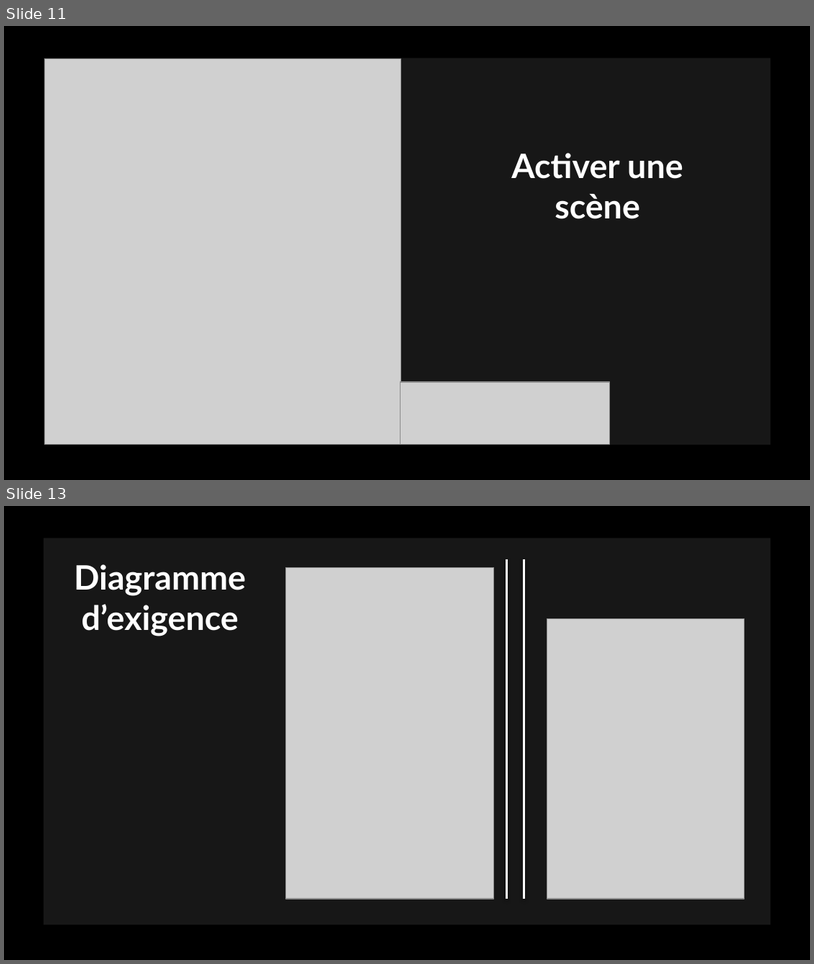
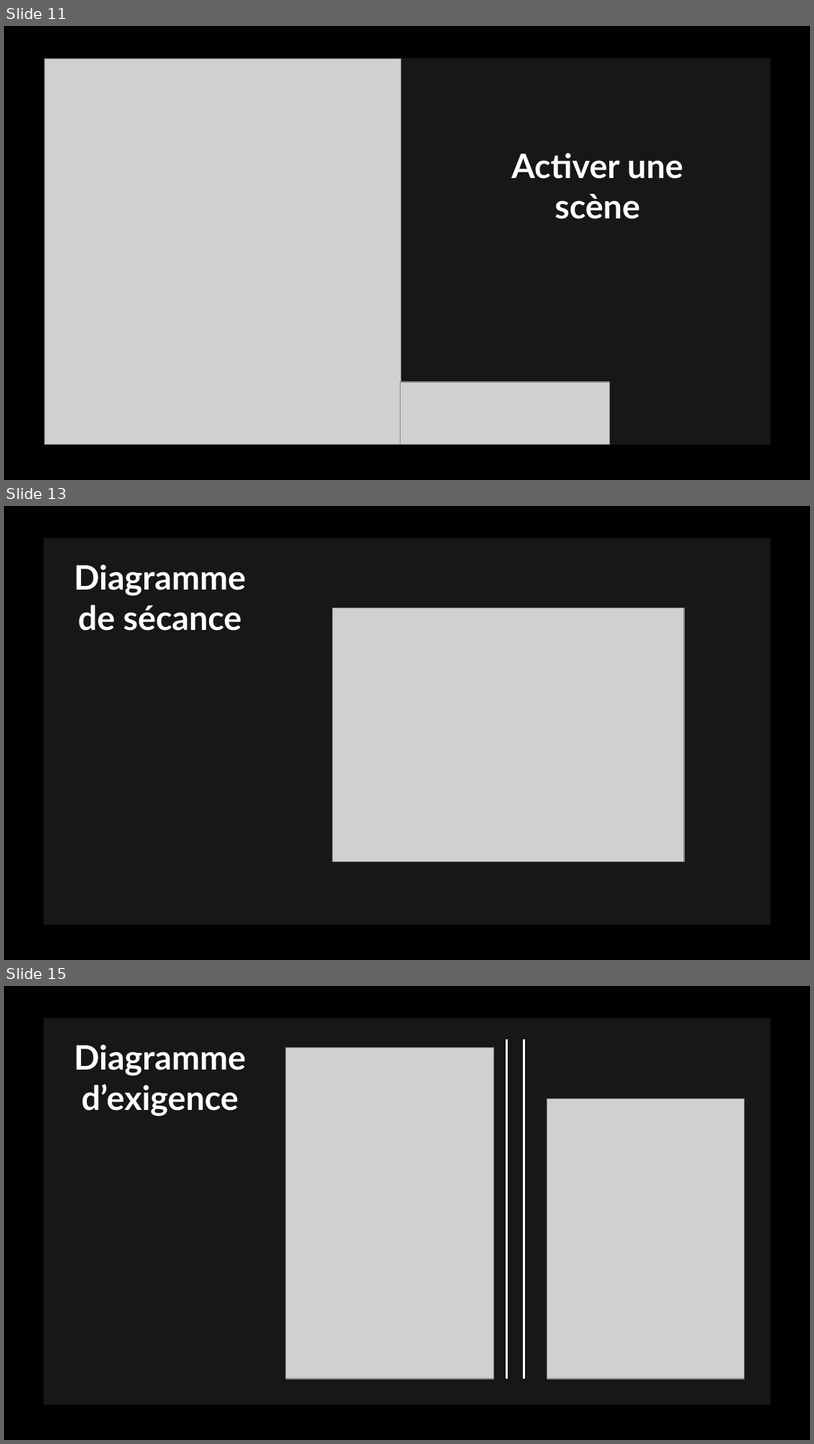
Before and after one commit to LeducJean/ProjetDMX, a slide deck: documentation/Powerpoint projet DMX.pptx. Shown one above the other, each under a label of ours: slides 11 and 13 before the commit, slides 11, 13 and 15 after it; the slides between them are not shown. The pictures are 814x964 and 814x1444 pixels, drawn with LibreOffice and Linux fonts; fonts in the diff are those of the drawing; grey boxes stand for pictures; background and template pictures are left out. Boxes give left, top, right and bottom in pixels: in the first picture for what was removed or moved away, otherwise in the second. Text is boxed around its words. In the diff, an @@ line names an element or a change of style, - is before the commit and + after.

Commit message:
maj diapo diagramme séquence + add fichier revue 2

```diff
--- a/documentation/Powerpoint projet DMX.pptx
+++ b/documentation/Powerpoint projet DMX.pptx
@@ slide 13 added at [4, 506, 810, 960], background picture (left out); not listed: 1 template element that a slide beside it also shows @@
@@ title added at [74, 564, 246, 631], 30 pt, text #FFFFFF, bold @@
+Diagramme de sécance
@@ picture added at [333, 608, 684, 862] @@
@@ what was slide 13 is now slide 15 @@
```
Also in this commit, not shown: 7 slides changed, 1 other slide added, 1 other file.
